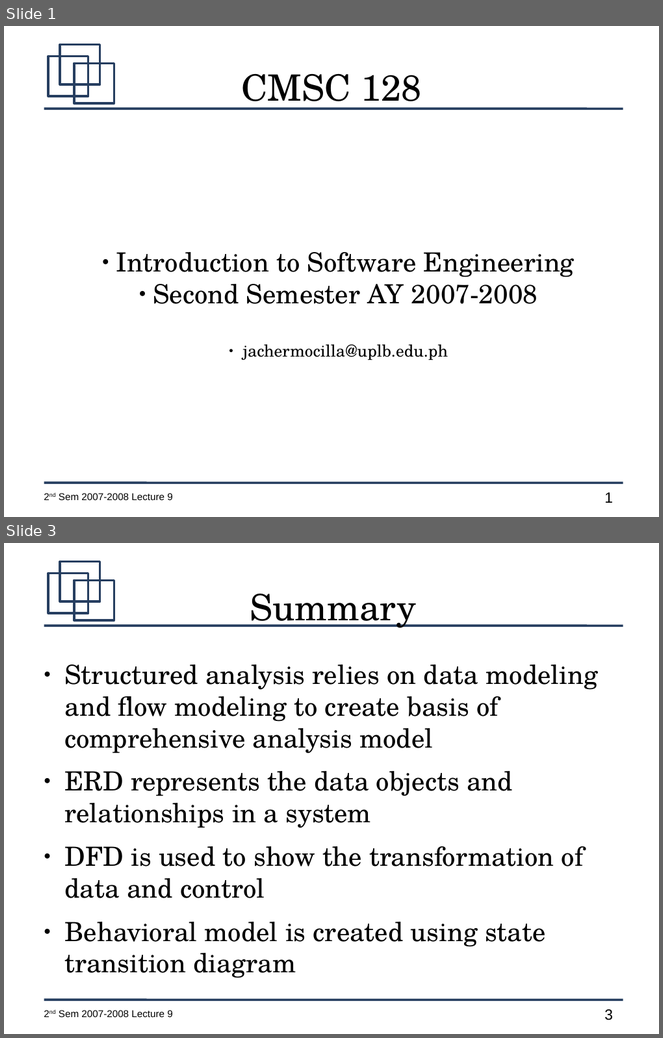
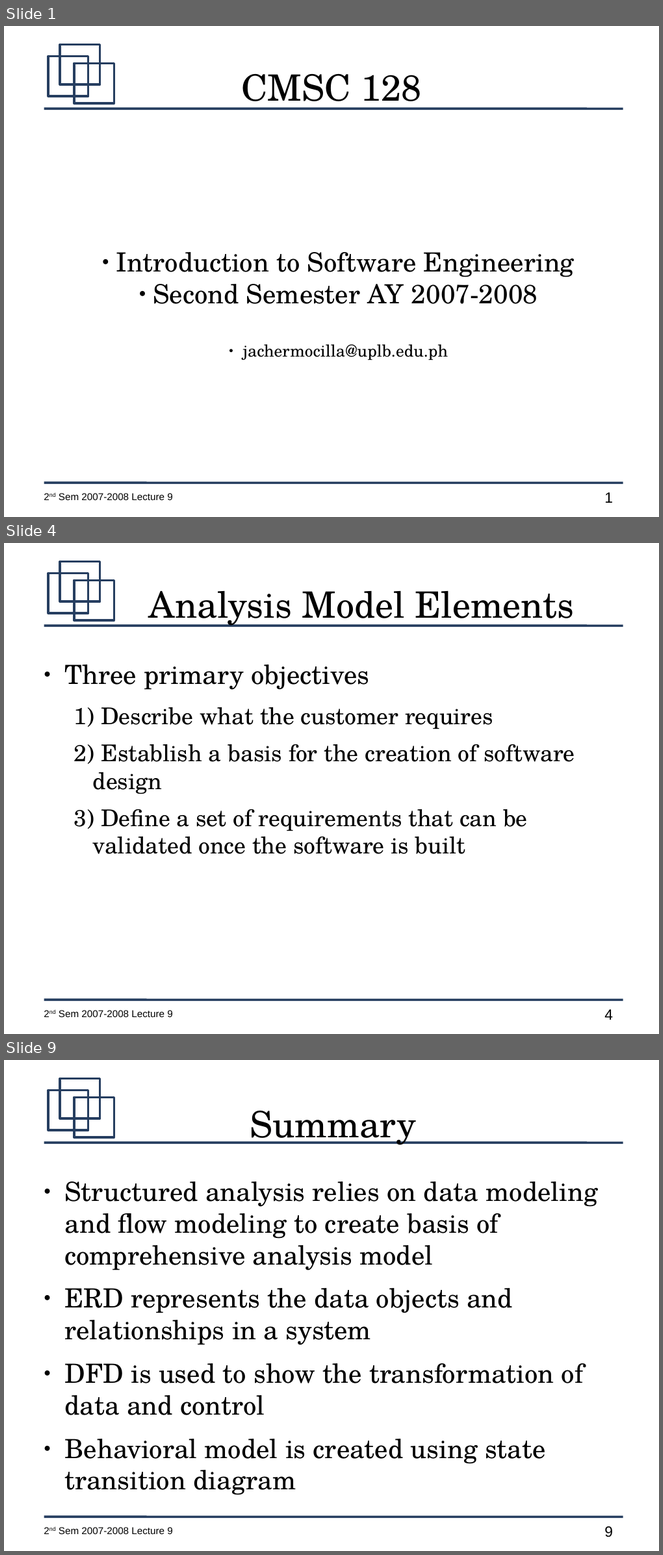
Before and after one commit to jachermocilla/jach-homepage, a slide deck: CMSC128-2nd-Sem-2007-L10.odp. Shown one above the other, each under a label of ours: slides 1 and 3 before the commit, slides 1, 4 and 9 after it; the slides between them are not shown. The pictures are 663x1038 and 663x1555 pixels, drawn with LibreOffice and Linux fonts; fonts in the diff are those of the drawing. Boxes give left, top, right and bottom in pixels: in the first picture for what was removed or moved away, otherwise in the second. Text is boxed around its words. In the diff, an @@ line names an element or a change of style, - is before the commit and + after.

```diff
--- a/CMSC128-2nd-Sem-2007-L10.odp
+++ b/CMSC128-2nd-Sem-2007-L10.odp
@@ slide 4 added at (4,543,659,1034), background #FFFFFF; not listed: 7 template elements that a slide beside it also shows @@
@@ title added at (149,591,574,627), 44 pt, text #000000 @@
+Analysis Model Elements
@@ text added at (65,665,575,854), 28 pt, text #000000 @@
+● Three primary objectives
+  1) Describe what the customer requires
+  2) Establish a basis for the creation of software design
+  3) Define a set of requirements that can be validated once the software is built
@@ what was slide 3 is now slide 9 @@
@@ page number at (605,1527,613,1538): text changed @@
-3
+9
```
Also in this commit, not shown: 1 slide changed, 6 other slides added, 1 slide removed.
